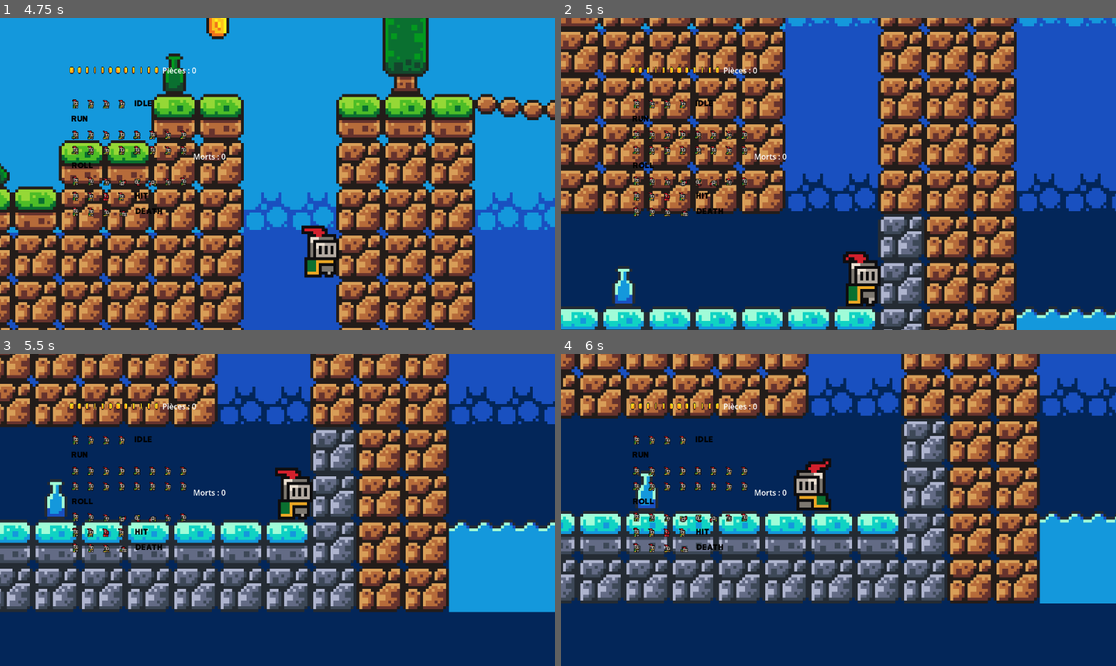
Above: before the commit, frames 1-4 (two rows, left to right).
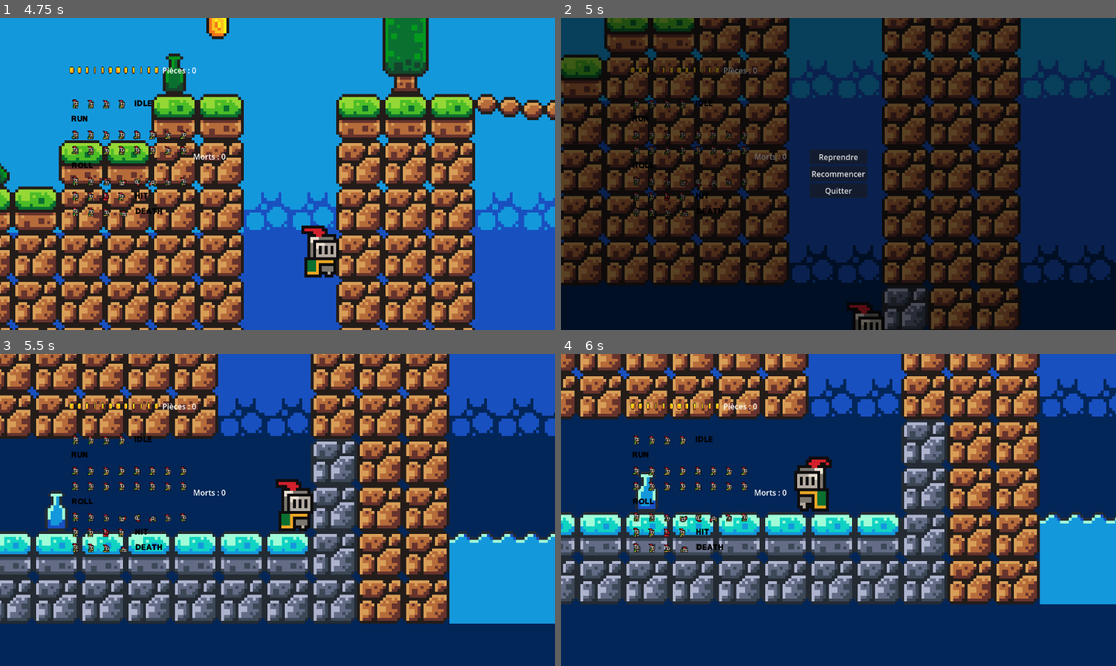
Above: after the commit, the same moments.

Repository: ElChavo00/Plante-Salmreon_Alexandre_TP_2
Game: Godot game, scene res://scenes/menu.tscn
Same seed, same stepped clock (60 frames per second), same inputs: the game is played once before the commit and once after it. Sound files missing from this copy of the repository are replaced by a short silence.
Inputs (mouse positions are in pixels of both pictures, inside the frame that each line leads up to):
- Up to frame 1 (4.75 s): click "Commencer" at 0.5 s; tap Enter (ui_accept) at 1.25, 1.52, 2.27, 3.77, 4.52 s; hold Right (ui_right) 1.28-2.78 s; hold Left (ui_left) 2.78-3.53 s; hold Right (ui_right) from 3.53 s (still down)
- Up to frame 2 (5 s): keep holding Right (ui_right); tap Escape (ui_cancel) at 4.9 s
- Up to frame 3 (5.5 s): release Right (ui_right) at 5 s; click (277, 494) at 5 s, where only the run after the commit has a clickable "Reprendre"
- Up to frame 4 (6 s): hold Left (ui_left) from 5.78 s (still down)

Frame 1 is identical in both runs. In frame 2, 81% of the frame differs, in the area x 0-100%, y 0-100%; in frame 3, 46%; in frame 4, 10%.

Commit message:
Add pause menu functionality with buttons for resume, restart, and quit

Diff:
--- a/project.godot
+++ b/project.godot
@@ -24,14 +24,6 @@
 
 player=""
 
-[input]
-
-esc={
-"deadzone": 0.2,
-"events": [Object(InputEventKey,"resource_local_to_scene":false,"resource_name":"","device":0,"window_id":0,"alt_pressed":false,"shift_pressed":false,"ctrl_pressed":false,"meta_pressed":false,"pressed":false,"keycode":0,"physical_keycode":4194305,"key_label":0,"unicode":0,"location":0,"echo":false,"script":null)
-]
-}
-
 [rendering]
 
 textures/canvas_textures/default_texture_filter=0
--- a/scenes/node_2d.tscn
+++ b/scenes/node_2d.tscn
@@ -7,6 +7,7 @@
 [ext_resource type="PackedScene" uid="uid://guckiysv2ic1" path="res://scripts/coin.tscn" id="3_rnjyy"]
 [ext_resource type="PackedScene" uid="uid://cx1xq56gyfakt" path="res://scenes/portal_to_z2.tscn" id="6_j7wrs"]
 [ext_resource type="PackedScene" uid="uid://1na2rb1uqk2l" path="res://scenes/hud.tscn" id="7_fws66"]
+[ext_resource type="PackedScene" uid="uid://dlr4oyfpxqd6y" path="res://scenes/pause_menu.tscn" id="8_hh0fu"]
 
 [sub_resource type="TileSetAtlasSource" id="TileSetAtlasSource_rnjyy"]
 texture = ExtResource("2_4dvvg")
@@ -258,3 +259,6 @@
 position = Vector2(42, 86)
 
 [node name="HUD" parent="." instance=ExtResource("7_fws66")]
+
+[node name="PauseMneu" parent="." instance=ExtResource("8_hh0fu")]
+process_mode = 3
--- /dev/null
+++ b/scenes/pause_menu.gd
@@ -0,0 +1,38 @@
+extends CanvasLayer
+
+# On récupère le gestionnaire d'arbre (l'arbre des scènes)
+@onready var resume_button = $CenterContainer/VBoxContainer/ResumeButton
+@onready var restart_button = $CenterContainer/VBoxContainer/RestartButton
+@onready var quit_button = $CenterContainer/VBoxContainer/QuitButton
+
+func _ready():
+	# Au lancement, on cache le menu
+	visible = false
+
+	# On connecte les signaux des boutons (équivalent du onClick)
+	resume_button.pressed.connect(_on_resume_pressed)
+	restart_button.pressed.connect(_on_restart_pressed)
+	quit_button.pressed.connect(_on_quit_pressed)
+
+func _input(event):
+	# "ui_cancel" est mappé sur ESC par défaut dans Godot
+	if event.is_action_pressed("ui_cancel"):
+		toggle_pause()
+
+func toggle_pause():
+	# On inverse l'état de pause (Vrai devient Faux, Faux devient Vrai)
+	var is_paused = !get_tree().paused
+	get_tree().paused = is_paused
+
+	# On affiche ou cache le menu selon l'état
+	visible = is_paused
+
+func _on_resume_pressed():
+	toggle_pause() # On enlève la pause
+
+func _on_restart_pressed():
+	toggle_pause() # IMPORTANT : Il faut enlever la pause avant de recharger !
+	get_tree().reload_current_scene()
+
+func _on_quit_pressed():
+	get_tree().quit()
--- /dev/null
+++ b/scenes/pause_menu.tscn
@@ -0,0 +1,37 @@
+[gd_scene load_steps=2 format=3 uid="uid://dlr4oyfpxqd6y"]
+
+[ext_resource type="Script" uid="uid://dmkijxe7hqss2" path="res://scenes/pause_menu.gd" id="1_sf2id"]
+
+[node name="PauseMenu" type="CanvasLayer"]
+process_mode = 2
+script = ExtResource("1_sf2id")
+
+[node name="ColorRect" type="ColorRect" parent="."]
+anchors_preset = 15
+anchor_right = 1.0
+anchor_bottom = 1.0
+grow_horizontal = 2
+grow_vertical = 2
+color = Color(0, 0, 0, 0.588235)
+
+[node name="CenterContainer" type="CenterContainer" parent="."]
+anchors_preset = 15
+anchor_right = 1.0
+anchor_bottom = 1.0
+grow_horizontal = 2
+grow_vertical = 2
+
+[node name="VBoxContainer" type="VBoxContainer" parent="CenterContainer"]
+layout_mode = 2
+
+[node name="ResumeButton" type="Button" parent="CenterContainer/VBoxContainer"]
+layout_mode = 2
+text = "Reprendre"
+
+[node name="RestartButton" type="Button" parent="CenterContainer/VBoxContainer"]
+layout_mode = 2
+text = "Recommencer"
+
+[node name="QuitButton" type="Button" parent="CenterContainer/VBoxContainer"]
+layout_mode = 2
+text = "Quitter"
Not shown: 1 places in scenes/node_2d.tscn that only renumber resources
Not shown, added: scenes/pause_menu.gd.uid
